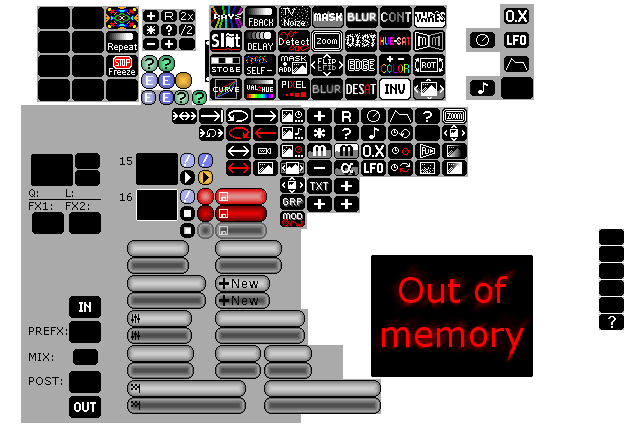
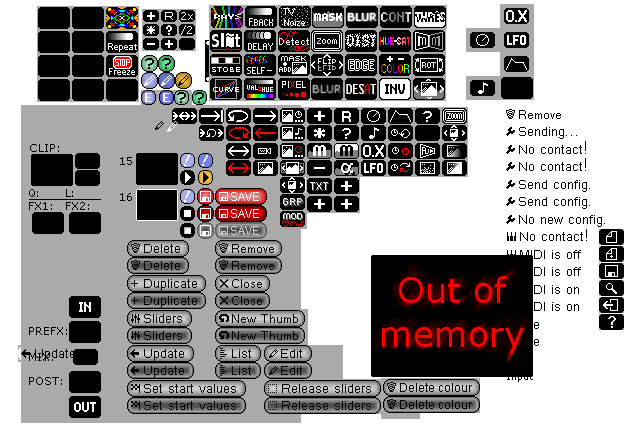
Revision of a layered 626 x 444 image; what changed, layer by layer:
hid "Layer" over [219, 278, 258, 306]
added layer "Delete colour 2" above "Delete point 2" over [400, 400, 472, 409]
added layer "Delete colour 1" above "ButtonsTextEtc" over [400, 383, 472, 392]
showed "ButtonsTextEtc", moved it above "New Layer#4", painted on it over [18, 75, 622, 410]
painted on "New Layer#4" over [30, 121, 480, 419]
